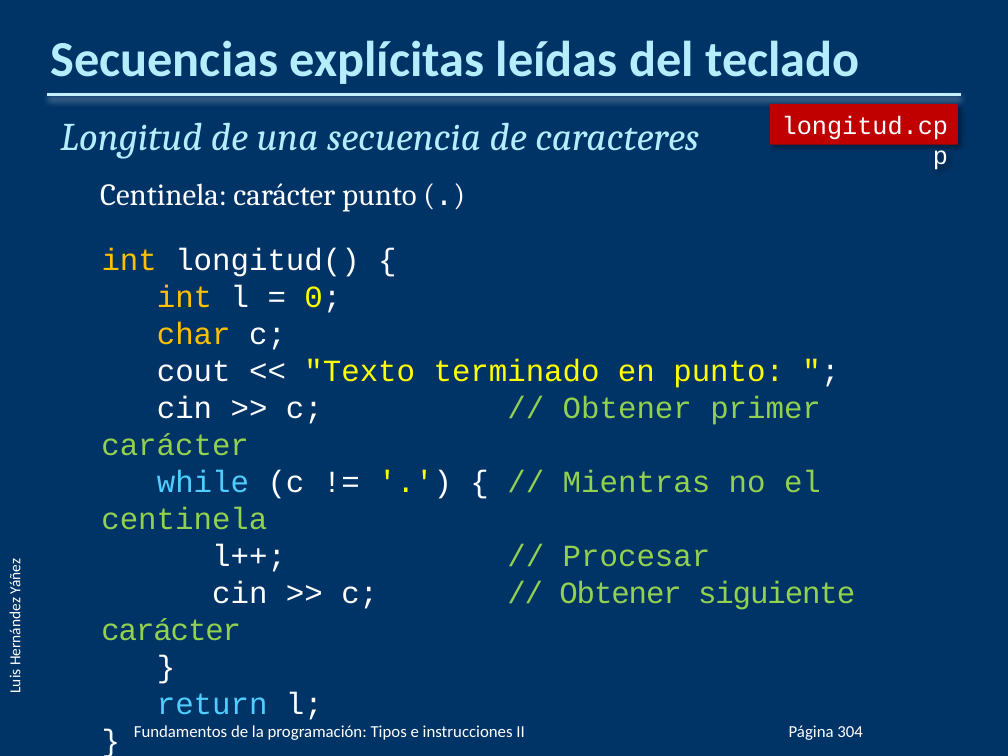
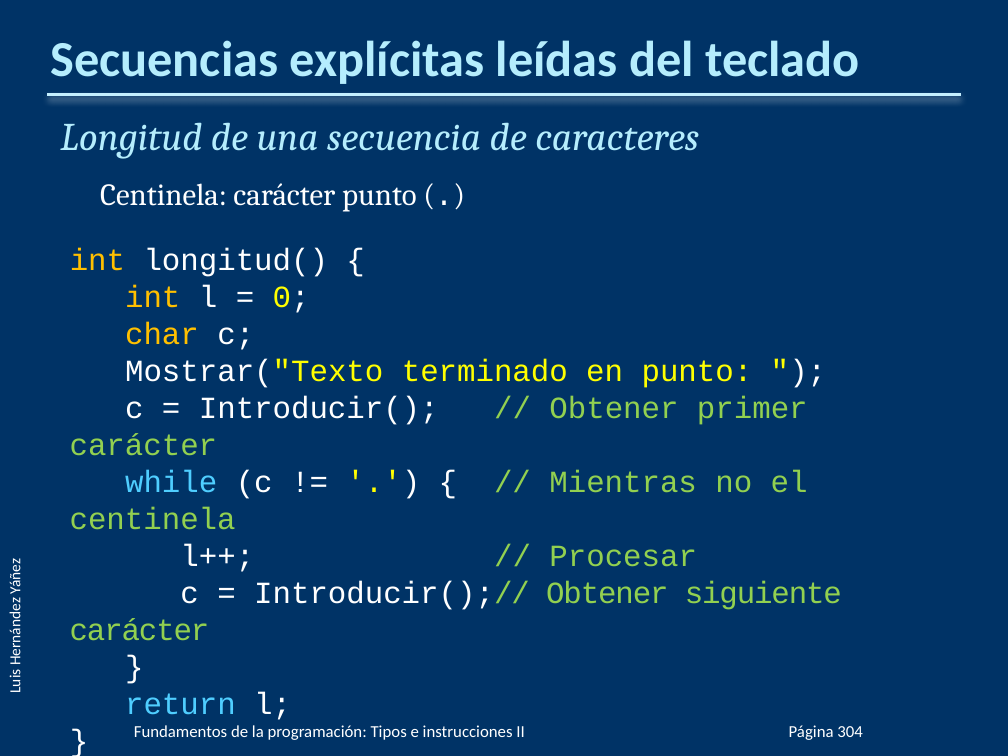
Before and after one commit to cmdgeneration/01-Fundamentos, a slide deck: slide 80 of PPTs/FP03.pptx. Drawn at 1008x756 pixels with LibreOffice and Linux fonts; fonts in the diff are those of the drawing; background and template pictures are left out. Boxes give left, top, right and bottom in pixels: in the first picture for what was removed or moved away, otherwise in the second. Text is boxed around its words. In the diff, an @@ line names an element or a change of style, - is before the commit and + after.

```diff
--- a/PPTs/FP03.pptx
+++ b/PPTs/FP03.pptx
@@ rectangle removed at bbox=[770, 104, 958, 144] @@
-longitud.cpp
@@ text "int longitud() {": place and size @@
-text "int longitud() {" at bbox=[101, 248, 855, 641]
+text "int longitud() {" at bbox=[70, 248, 842, 641]
@@ text at bbox=[70, 359, 808, 456]: text changed; text colour #FFFF00 to #FFFFFF @@
-  cout << "Texto terminado en punto: ";
-  cin >> c; // Obtener primer carácter
+  Mostrar("Texto terminado en punto: ");
+  c = Introducir(); // Obtener primer carácter
@@ text at bbox=[70, 581, 842, 641]: text changed @@
-  cin >> c; // Obtener siguiente carácter
+  c = Introducir();// Obtener siguiente carácter
```
Also in this commit, not shown: 41 other slides changed, 4 other files.
